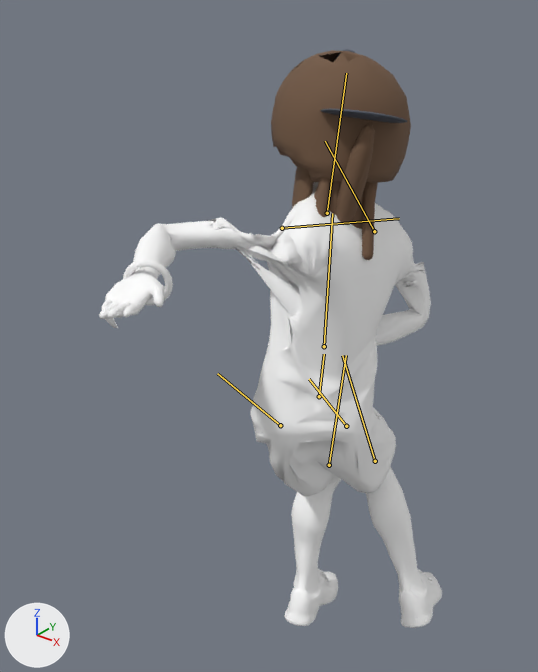
What one commit did to the glTF model art/blender/golfer-motion-r6.glb.
The view is the same before and after, from a camera (50 mm lens) standing at (1.022, -1.507, 1.956) and looking at (-0.096, -0.109, 1.089). The axes (+X, +Y, +Z) are drawn at lower left. The lights are the same throughout. The picture after the commit comes second. Both versions are drawn at frame 22 of the action 'backhand_left'; the numbers are the values there. The bones that change, and the others that lie on the model, are drawn over the model as lines.

Objects in the first picture: 'accessory_wristbandL', 'body', 'hair_afro', 'hair_braids', 'hair_long', 'hair_ponytail', 'headwear_backcap', 'headwear_beanie'.
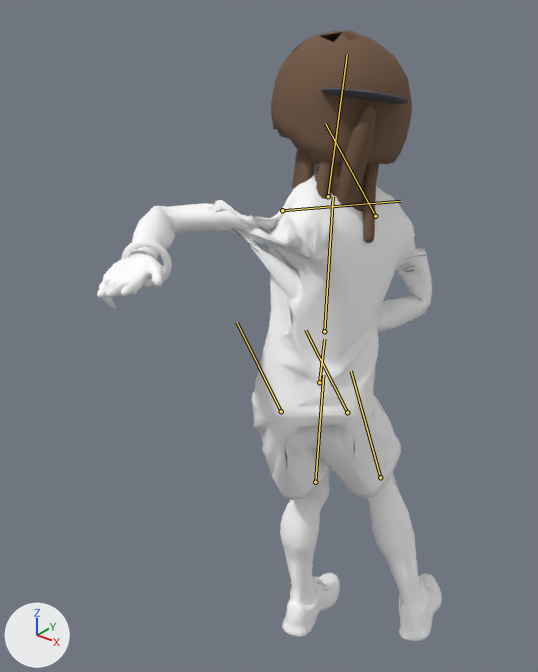
Location of each change, (x1, y1, x2, y2) in pixels of the pictures (538 x 672 px):
'body', posed (7% taller)
    before: (99, 182, 442, 628)
    after: (97, 164, 442, 641)
'hair_afro', posed
    before: (271, 50, 411, 183)
    after: (271, 31, 412, 164)
'hair_ponytail', posed
    before: (336, 122, 375, 225)
    after: (336, 101, 376, 207)
'hair_braids', posed
    before: (316, 176, 375, 260)
    after: (316, 158, 376, 243)
'hair_long', posed
    before: (292, 167, 378, 229)
    after: (292, 148, 379, 211)
'accessory_wristbandL', posed
    before: (123, 259, 173, 305)
    after: (121, 240, 172, 287)
'headwear_beanie', posed (mostly hidden)
    before: (335, 49, 355, 60)
    after: (336, 30, 355, 39)
bone 'root', root to tip
    before: (319, 396) to (324, 354)
    after: (319, 382) to (324, 339)
bone 'hipL', root to tip
    before: (280, 425) to (217, 373)
    after: (281, 411) to (237, 322)
bone 'knL', root to tip
    before: (329, 465) to (346, 355)
    after: (315, 482) to (323, 375)
bone 'hipR', root to tip
    before: (346, 426) to (309, 379)
    after: (347, 412) to (305, 330)
bone 'knR', root to tip
    before: (375, 461) to (342, 355)
    after: (380, 477) to (351, 371)

Diff of the bpy script that builds the scene:
```diff
--- a/art/blender/golfer-motion-r6.glb.py
+++ b/art/blender/golfer-motion-r6.glb.py
@@ bone_root @@
 bone_root = bpy.data.objects['ChainsRig'].pose.bones['root']
-bone_root.location = (0.0, -0.074, 0.0)
+bone_root.location = (0.0, -0.028, 0.0)
@@ bone_hipl @@
 bone_hipl = bpy.data.objects['ChainsRig'].pose.bones['hipL']  # child of 'root'
-bone_hipl.rotation_quaternion = (0.834, 0.383, -0.351, 0.185)  # degrees (48, -47, 3)
+bone_hipl.rotation_quaternion = (0.868, 0.261, -0.401, 0.133)  # degrees (33, -50, 2)
@@ bone_knl @@
 bone_knl = bpy.data.objects['ChainsRig'].pose.bones['knL']  # child of 'hipL'
-bone_knl.rotation_quaternion = (0.879, -0.478, 0.0, 0.0)  # degrees (-57, 0, 0)
+bone_knl.rotation_quaternion = (0.963, -0.27, 0.0, 0.0)  # degrees (-31, 0, 0)
@@ bone_hipr @@
 bone_hipr = bpy.data.objects['ChainsRig'].pose.bones['hipR']  # child of 'root'
-bone_hipr.rotation_quaternion = (0.905, 0.337, -0.052, 0.253)  # degrees (37, -15, 26)
+bone_hipr.rotation_quaternion = (0.939, 0.22, -0.124, 0.232)  # degrees (22, -20, 24)
@@ bone_knr @@
 bone_knr = bpy.data.objects['ChainsRig'].pose.bones['knR']  # child of 'hipR'
-bone_knr.rotation_quaternion = (0.873, -0.488, 0.0, 0.0)  # degrees (-58, 0, 0)
+bone_knr.rotation_quaternion = (0.958, -0.287, 0.0, 0.0)  # degrees (-33, 0, 0)
```
